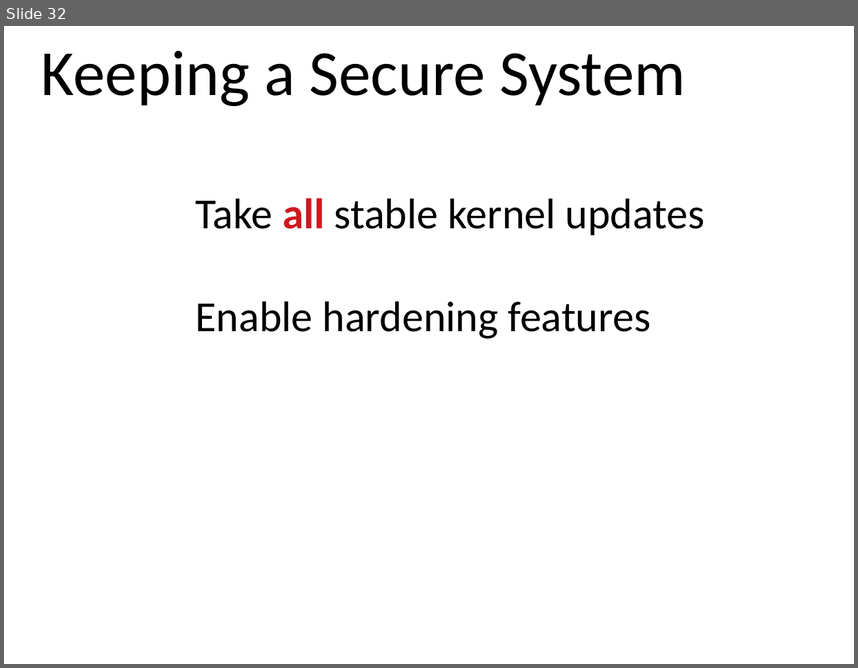
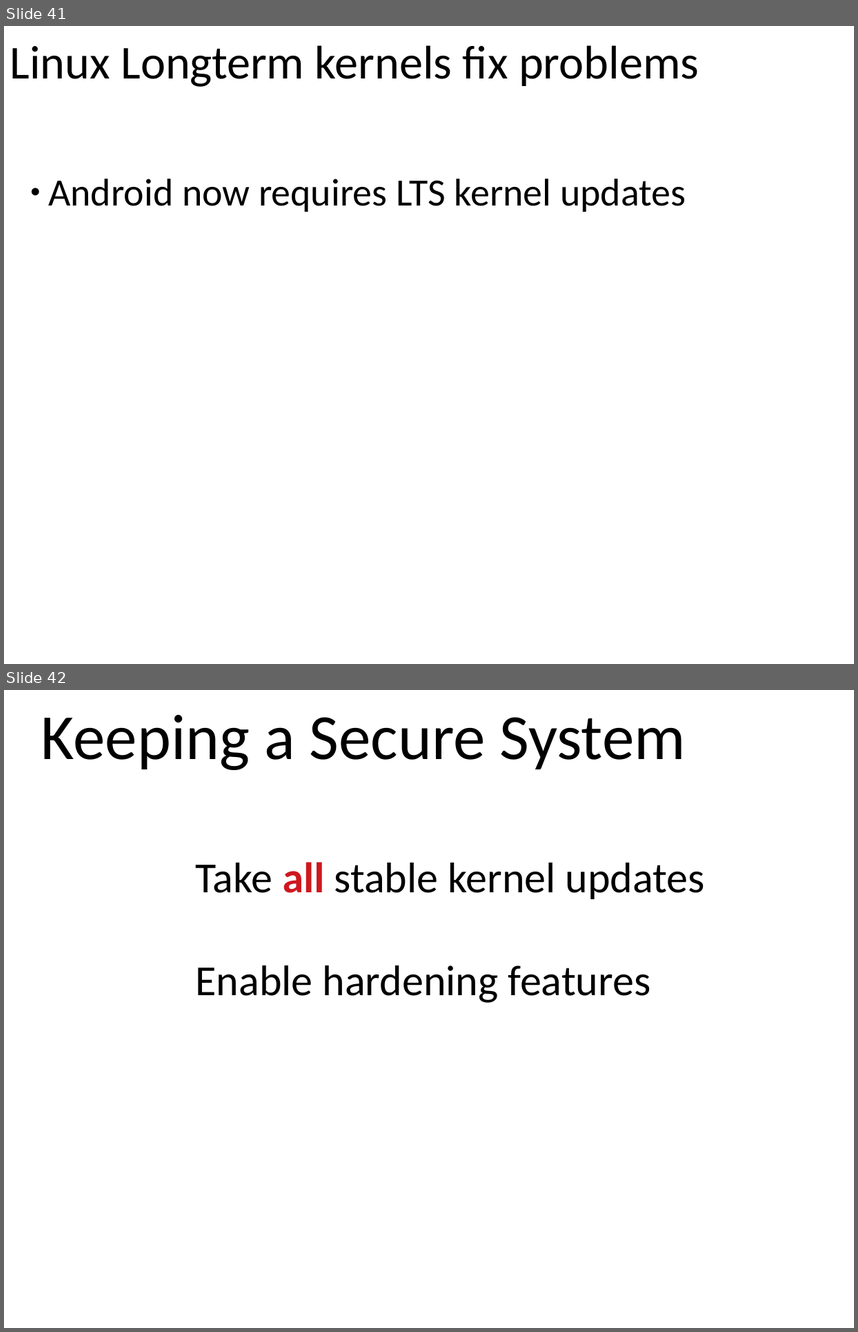
Before and after one commit to gregkh/presentation-release-model, a slide deck: release-model.odp. Shown one above the other, each under a label of ours: slide 32 before the commit, slides 41 and 42 after it. The pictures are 858x668 and 858x1332 pixels, drawn with LibreOffice and Linux fonts; fonts in the diff are those of the drawing. Boxes give left, top, right and bottom in pixels: in the first picture for what was removed or moved away, otherwise in the second. Text is boxed around its words. In the diff, an @@ line names an element or a change of style, - is before the commit and + after.

```diff
--- a/release-model.odp
+++ b/release-model.odp
@@ slide 41 added at (4, 26, 854, 664), background #FFFFFF @@
@@ text added at (10, 45, 699, 87), 44 pt, text #000000 @@
+Linux Longterm kernels fix problems
@@ text added at (48, 178, 686, 212), 36 pt, text #000000 @@
+● Android now requires LTS kernel updates
@@ what was slide 32 is now slide 42 @@
```
Also in this commit, not shown: 11 slides changed, 10 other slides added, 1 slide removed, 1 other file.
